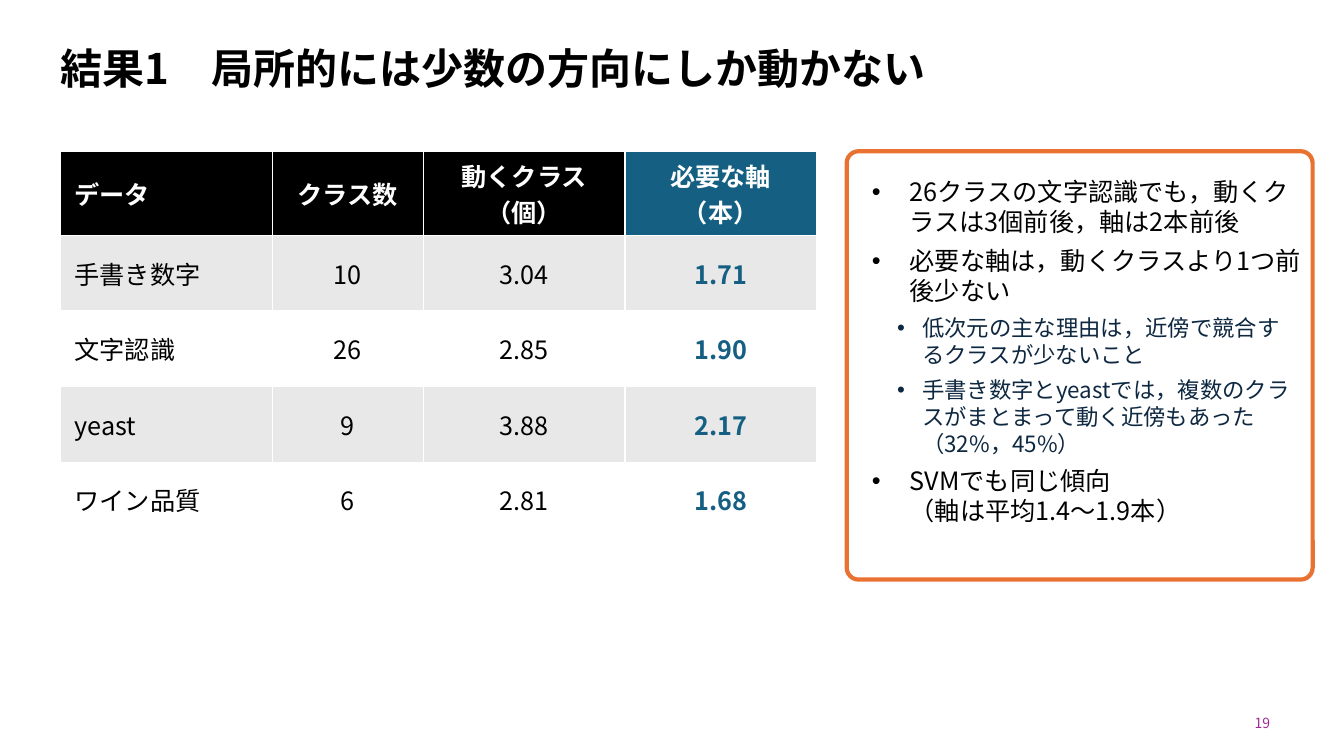
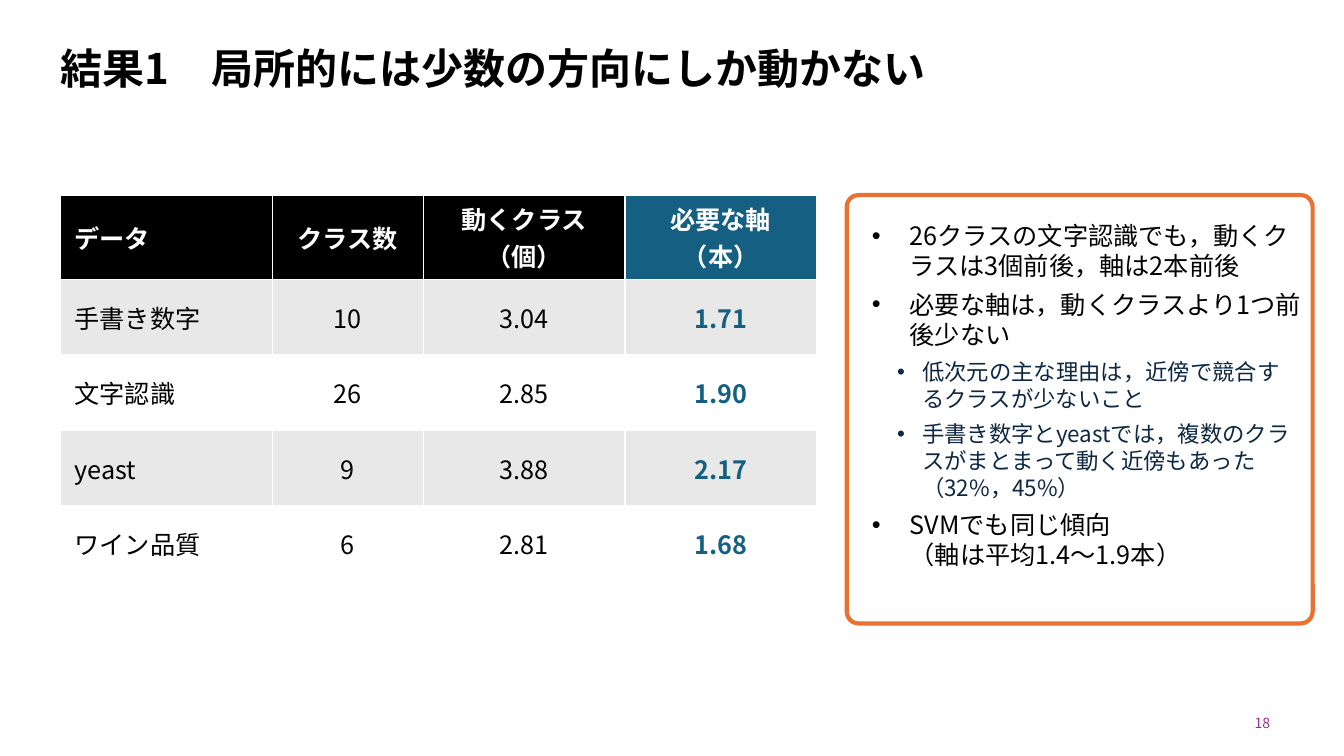
Before and after one commit to SoutaIkegame/Fisher_LIME, a slide deck: slide 18 of docs/seminar/2026-10-05_seminar.pptx (slide 19 before the commit). Drawn at 1344x756 pixels with LibreOffice and Linux fonts; fonts in the diff are those of the drawing. Boxes give left, top, right and bottom in pixels: in the first picture for what was removed or moved away, otherwise in the second. Text is boxed around its words. In the diff, an @@ line names an element or a change of style, - is before the commit and + after.

```diff
--- a/docs/seminar/2026-10-05_seminar.pptx
+++ b/docs/seminar/2026-10-05_seminar.pptx
@@ 1 text, 1 table, 1 rounded rectangle: place and size @@
-1 text, 1 table, 1 rounded rectangle at box(60, 151, 1313, 580)
+1 text, 1 table, 1 rounded rectangle at box(60, 196, 1313, 624)
@@ page number at box(1255, 717, 1271, 728): text changed @@
-19
+18
```
Also in this commit, not shown: 8 other slides changed, 1 slide added, 2 slides removed, 2 other files.
